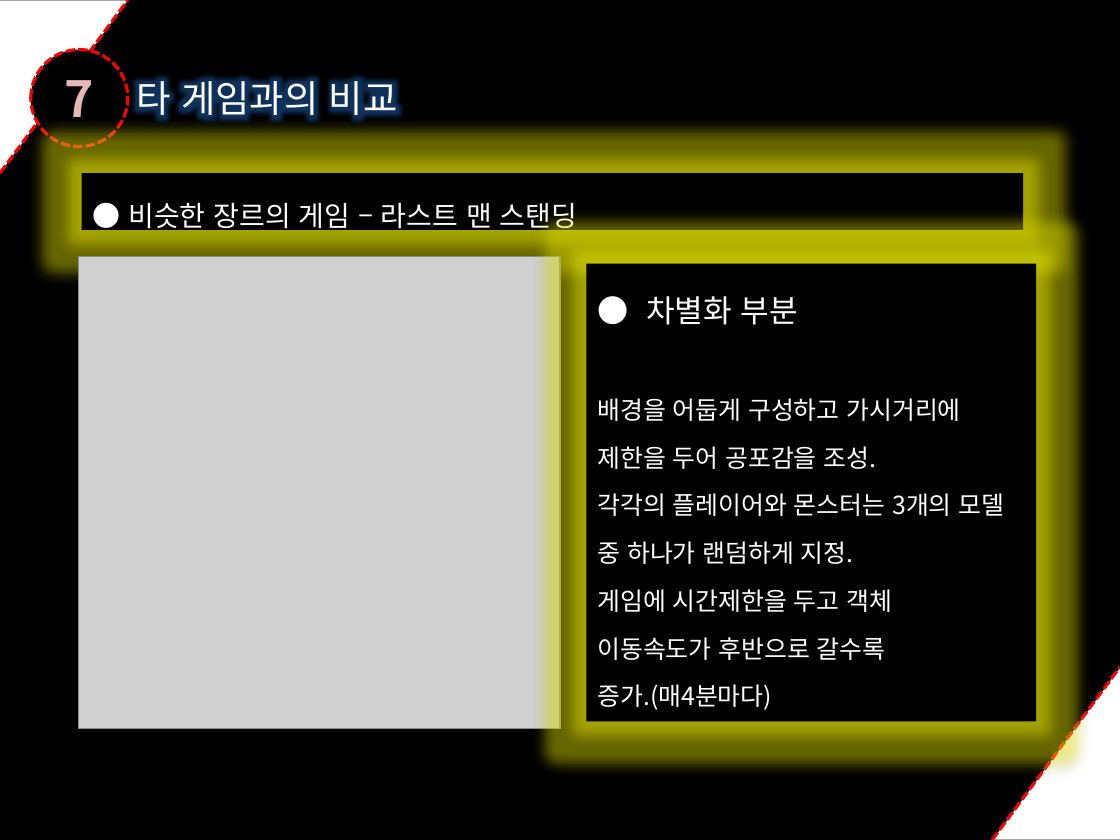
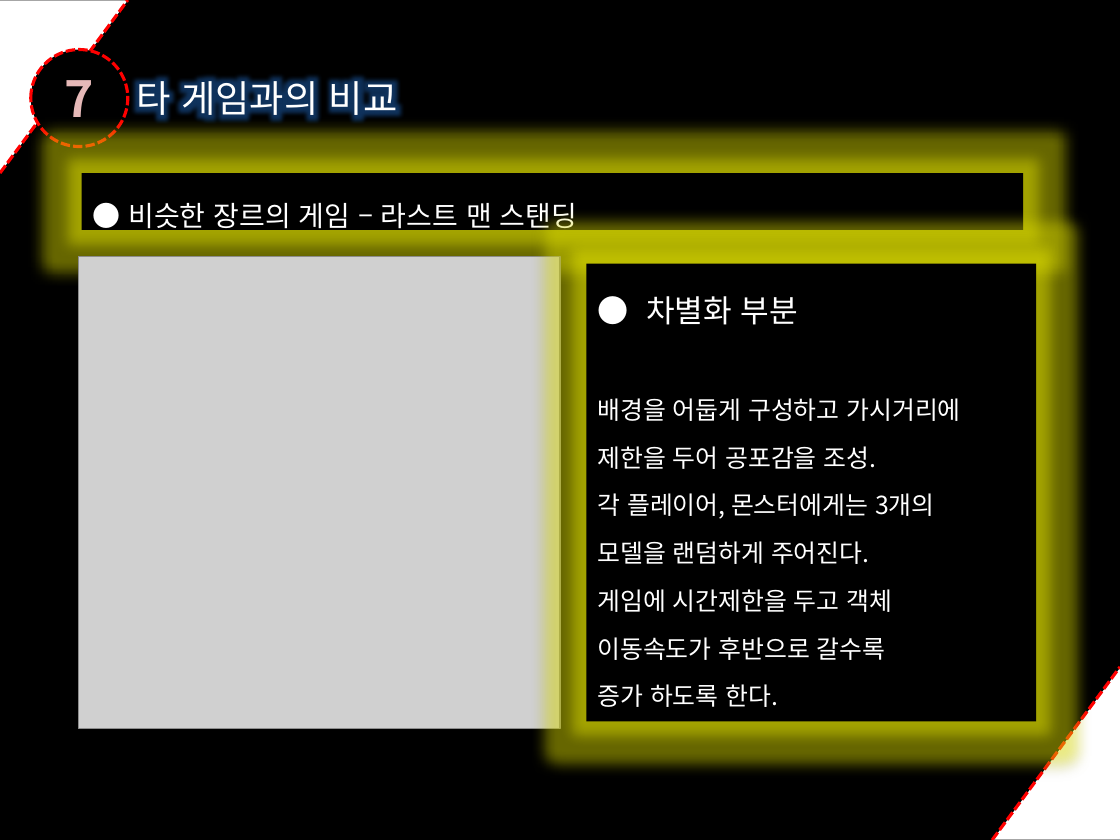
Before and after one commit to dygks910910/Darkness, a slide deck: slide 14 of 졸업작품 제안서(박요한,민두홍,정재훈).pptx (slide 13 before the commit). Drawn at 1120x840 pixels with LibreOffice and Linux fonts; fonts in the diff are those of the drawing; grey boxes stand for pictures. Boxes give left, top, right and bottom in pixels: in the first picture for what was removed or moved away, otherwise in the second. Text is boxed around its words. In the diff, an @@ line names an element or a change of style, - is before the commit and + after.

```diff
--- a/졸업작품 제안서(박요한,민두홍,정재훈).pptx
+++ b/졸업작품 제안서(박요한,민두홍,정재훈).pptx
@@ text in rectangle at (x1=597, y1=493, x2=934, y2=564): text changed @@
-각각의 플레이어와 몬스터는 3개의 모델 중 하나가 랜덤하게 지정.
+각 플레이어, 몬스터에게는 3개의
+모델을 랜덤하게 주어진다.
@@ text in rectangle at (x1=597, y1=684, x2=779, y2=707): text changed @@
-증가.(매4분마다)
+증가 하도록 한다.
```
Also in this commit, not shown: 4 other slides changed, 1 slide added.
